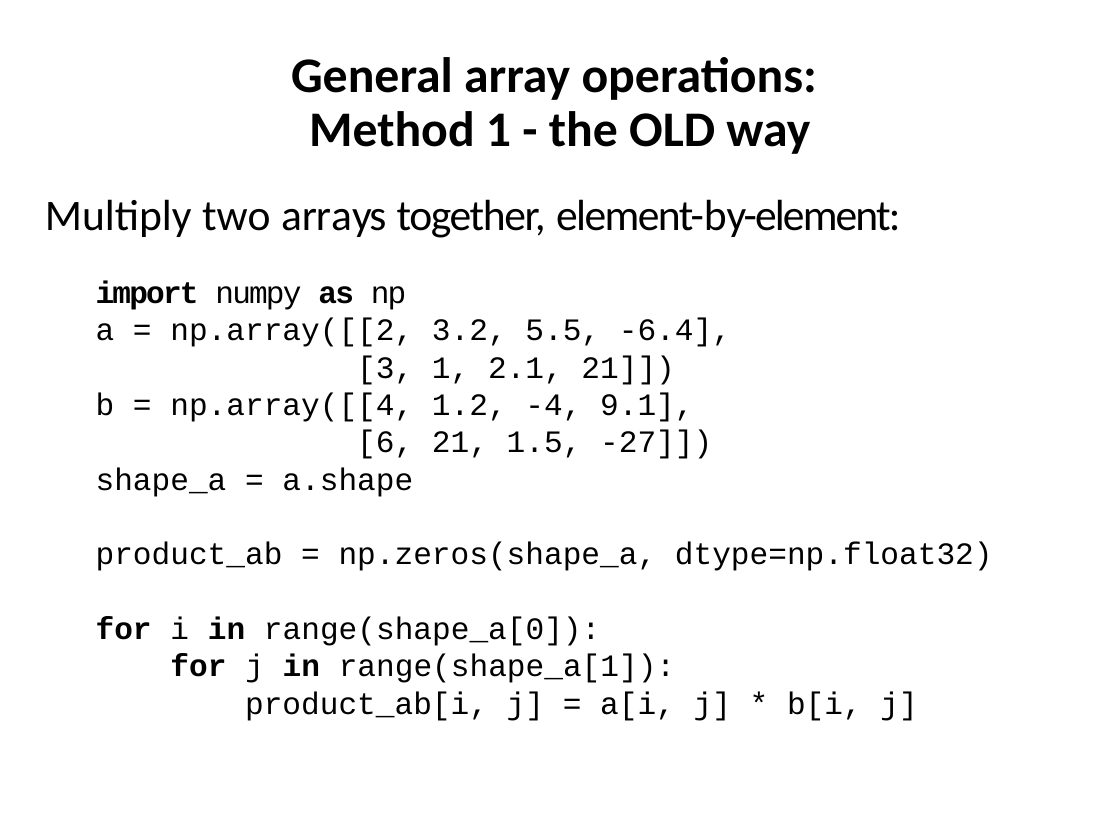
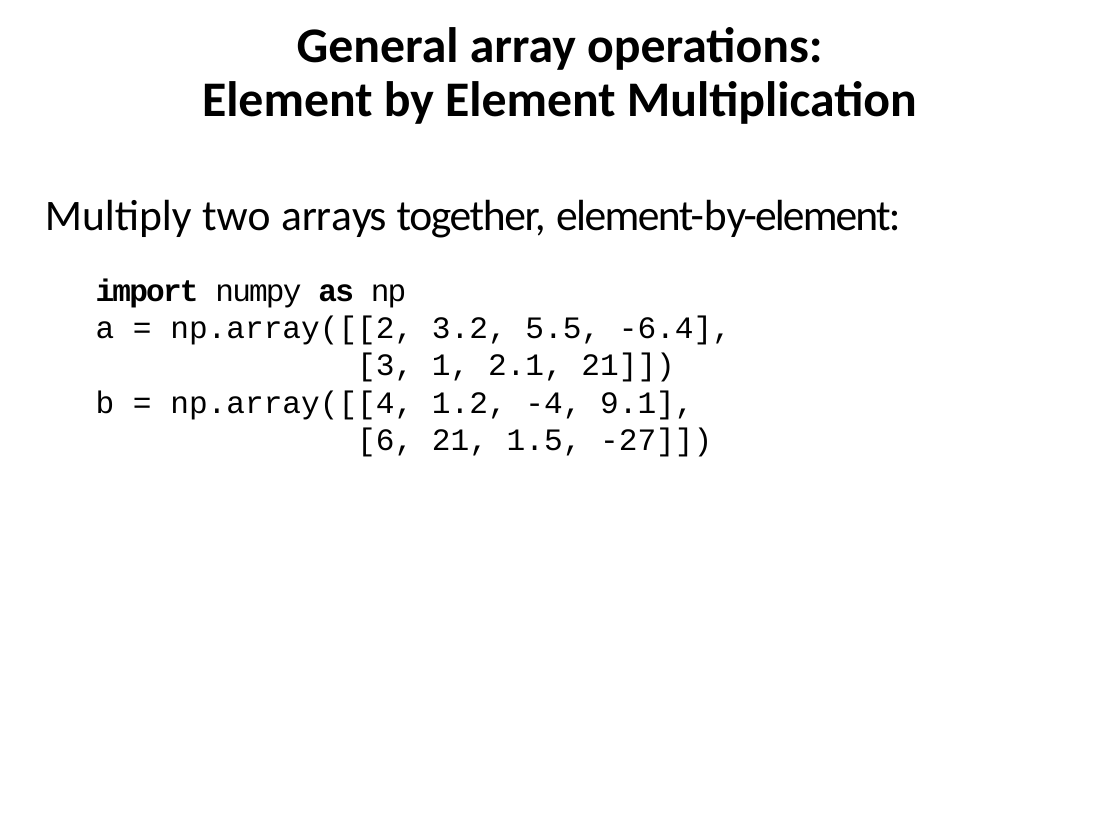
Before and after one commit to ncasuk/ncas-isc, a slide deck: slide 19 of python/presentations/handling_arrays/numpy.pptx. Drawn at 1120x840 pixels with LibreOffice and Linux fonts; fonts in the diff are those of the drawing; background and template pictures are left out. Boxes give left, top, right and bottom in pixels: in the first picture for what was removed or moved away, otherwise in the second. Text is boxed around its words. In the diff, an @@ line names an element or a change of style, - is before the commit and + after.

```diff
--- a/python/presentations/handling_arrays/numpy.pptx
+++ b/python/presentations/handling_arrays/numpy.pptx
@@ title at [202, 27, 917, 124]: text changed @@
-General array operations:
-Method 1 - the OLD way
+General array operations:
+Element by Element Multiplication
@@ text at [96, 467, 993, 721]: paragraphs removed @@
-shape_a = a.shape
-product_ab = np.zeros(shape_a, dtype=np.float32)
-for i in range(shape_a[0]):
-for j in range(shape_a[1]):
-product_ab[i, j] = a[i, j] * b[i, j]
```
Also in this commit, not shown: 5 other slides changed, 2 slides removed, 1 other file.
